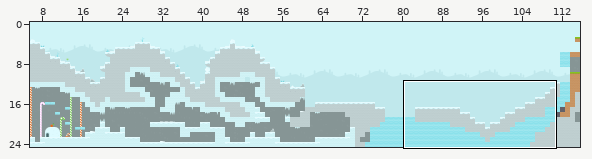
An edit to a level. Tiled map (JSON), assets/tilemaps/level2.json. The picture above shows the old version from afar; the outline marks the close-up.
Close-up. Earlier state:
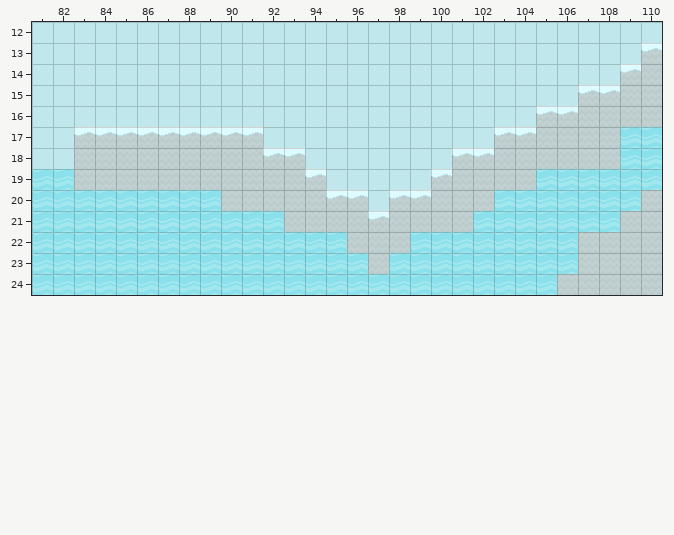
Cells are 21x21 px. Shown: x 81..110, y 12..24. The commit also changed other parts of the map, which this record leaves out.
After the commit:
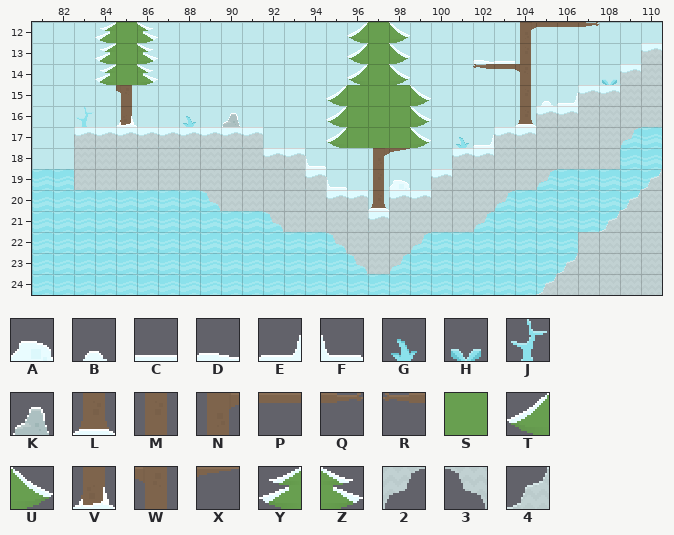
Key: from "tiles_spritesheet": A 521, B 523, C 542, D 544, E 546, F 576, G 600, H 601, J 602, K 605, L 632, M 633, N 634, P 635, Q 636, R 637, S 639, T 641, U 642, V 662, W 664, X 666, Y 671, Z 672, 2 743, 3 744, 4 774.
_ is an empty cell.
Edits made:
Layer "backgroundFlora":
y 12: x 84..86 ___ -> YSZ; x 96..98 ___ -> TSU; x 104..107 ____ -> NPPQ
y 13: x 84..86 ___ -> YSZ; x 96..98 ___ -> TSU; x 102..104 ___ -> DCM
y 14: x 84..86 ___ -> YSZ; x 96..98 ___ -> TSU; x 102..104 ___ -> RPW; x 108 _ -> H
y 15: x 85 _ -> W; x 95..99 _____ -> TSSSU; x 104..106 ___ -> MBE
y 16: x 83 _ -> J; x 85 _ -> V; x 88 _ -> G; x 90 _ -> K; x 95..99 _____ -> TSSSU; x 104 _ -> L
y 17: x 95..99 _____ -> TSSSU; x 101..102 __ -> GE; x 109 _ -> 2
y 18: x 94 _ -> F; x 97..98 __ -> NX
y 19: x 95 _ -> F; x 97..98 __ -> MA; x 105 _ -> 2; x 110 _ -> 4
y 20: x 89 _ -> 3; x 97 _ -> L; x 103 _ -> 2; x 109 _ -> 4
y 21: x 92 _ -> 3; x 102 _ -> 2; x 108 _ -> 4
y 22: x 95 _ -> 3; x 99 _ -> 2
y 23: x 96 _ -> 3; x 98 _ -> 2; x 106 _ -> 4
y 24: x 105 _ -> 4
